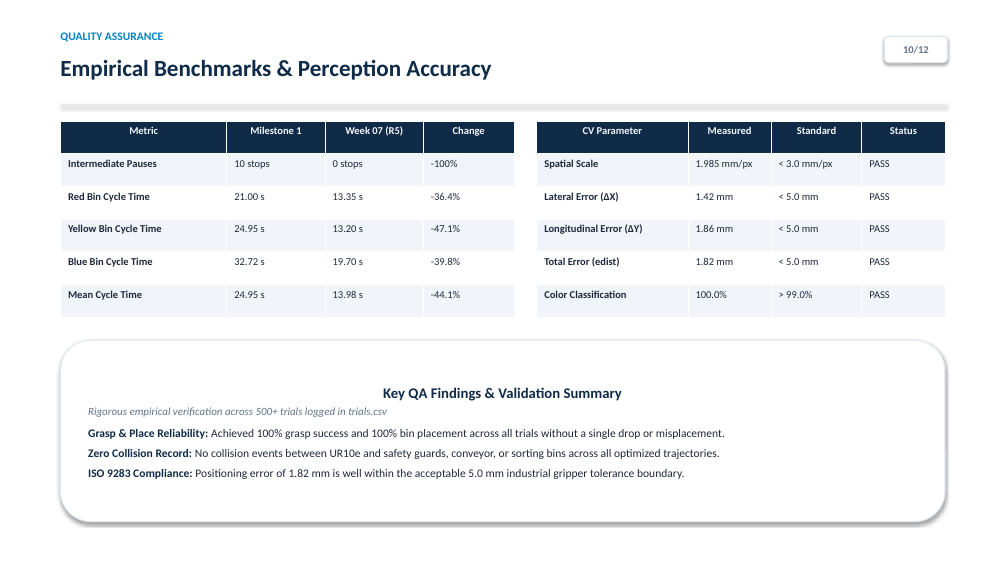
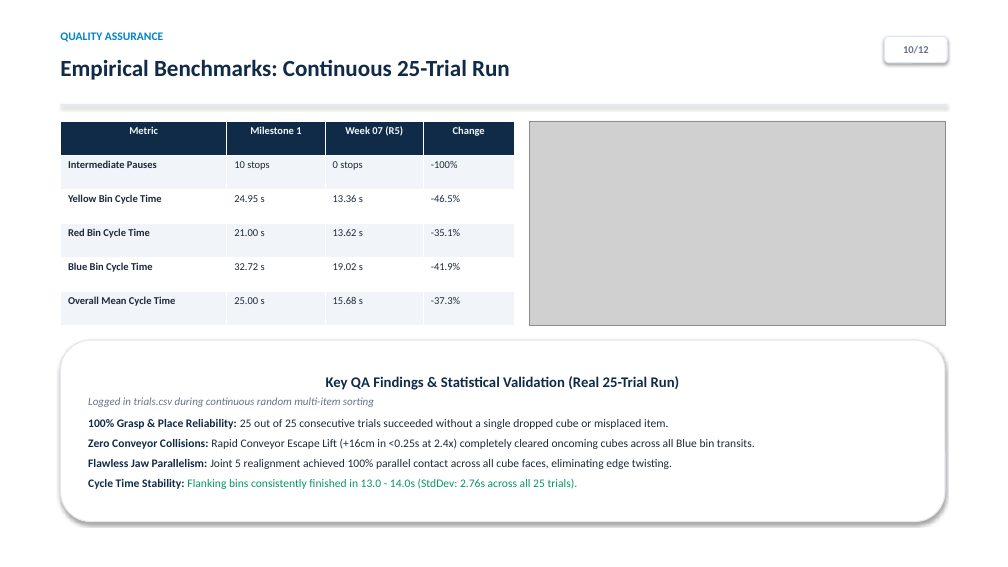
Before and after one commit to lnkduyy/VGU26-Project-UC8, a slide deck: slide 10 of docs/week07/UC8_Week07_Presentation.pptx. Drawn at 1008x567 pixels with LibreOffice and Linux fonts; fonts in the diff are those of the drawing; grey boxes stand for pictures. Boxes give left, top, right and bottom in pixels: in the first picture for what was removed or moved away, otherwise in the second. Text is boxed around its words. In the diff, an @@ line names an element or a change of style, - is before the commit and + after.

Commit message:
docs(week07): finalize PDF/PPTX presentations and benchmark analysis for front-tilted vision and parallel grasping

```diff
--- a/docs/week07/UC8_Week07_Presentation.pptx
+++ b/docs/week07/UC8_Week07_Presentation.pptx
@@ text at (60, 59, 510, 80): text changed @@
-Empirical Benchmarks & Perception Accuracy
+Empirical Benchmarks: Continuous 25-Trial Run
@@ table at (60, 121, 514, 325) @@
-row 3: Red Bin Cycle Time | 21.00 s | 13.35 s | -36.4%
+row 3: Yellow Bin Cycle Time | 24.95 s | 13.36 s | -46.5%
-row 4: Yellow Bin Cycle Time | 24.95 s | 13.20 s | -47.1%
+row 4: Red Bin Cycle Time | 21.00 s | 13.62 s | -35.1%
-row 5, column 3: 19.70 s
+row 5, column 3: 19.02 s
-row 5, column 4: -39.8%
+row 5, column 4: -41.9%
-row 6: Mean Cycle Time | 24.95 s | 13.98 s | -44.1%
+row 6: Overall Mean Cycle Time | 25.00 s | 15.68 s | -37.3%
@@ picture added at (529, 121, 945, 325) @@
@@ table removed at (537, 121, 945, 318), 6 rows, 4 columns @@
-CV Parameter | Measured | Standard | Status
-Spatial Scale | 1.985 mm/px | < 3.0 mm/px | PASS
-Lateral Error (ΔX) | 1.42 mm | < 5.0 mm | PASS
-Longitudinal Error (ΔY) | 1.86 mm | < 5.0 mm | PASS
-Total Error (edist) | 1.82 mm | < 5.0 mm | PASS
-Color Classification | 100.0% | > 99.0% | PASS
@@ text in rounded rectangle at (88, 376, 755, 489): text changed @@
-Key QA Findings & Validation Summary
-Rigorous empirical verification across 500+ trials logged in trials.csv
-Grasp & Place Reliability: Achieved 100% grasp success and 100% bin placement across all trials without a single drop or misplacement.
-Zero Collision Record: No collision events between UR10e and safety guards, conveyor, or sorting bins across all optimized trajectories.
-ISO 9283 Compliance: Positioning error of 1.82 mm is well within the acceptable 5.0 mm industrial gripper tolerance boundary.
+Key QA Findings & Statistical Validation (Real 25-Trial Run)
+Logged in trials.csv during continuous random multi-item sorting
+100% Grasp & Place Reliability: 25 out of 25 consecutive trials succeeded without a single dropped cube or misplaced item.
+Zero Conveyor Collisions: Rapid Conveyor Escape Lift (+16cm in <0.25s at 2.4x) completely cleared oncoming cubes across all Blue bin transits.
+Flawless Jaw Parallelism: Joint 5 realignment achieved 100% parallel contact across all cube faces, eliminating edge twisting.
+Cycle Time Stability: Flanking bins consistently finished in 13.0 - 14.0s (StdDev: 2.76s across all 25 trials).
```
Also in this commit, not shown: 9 other slides changed, 1 slide added, 1 slide removed, 10 other files.
